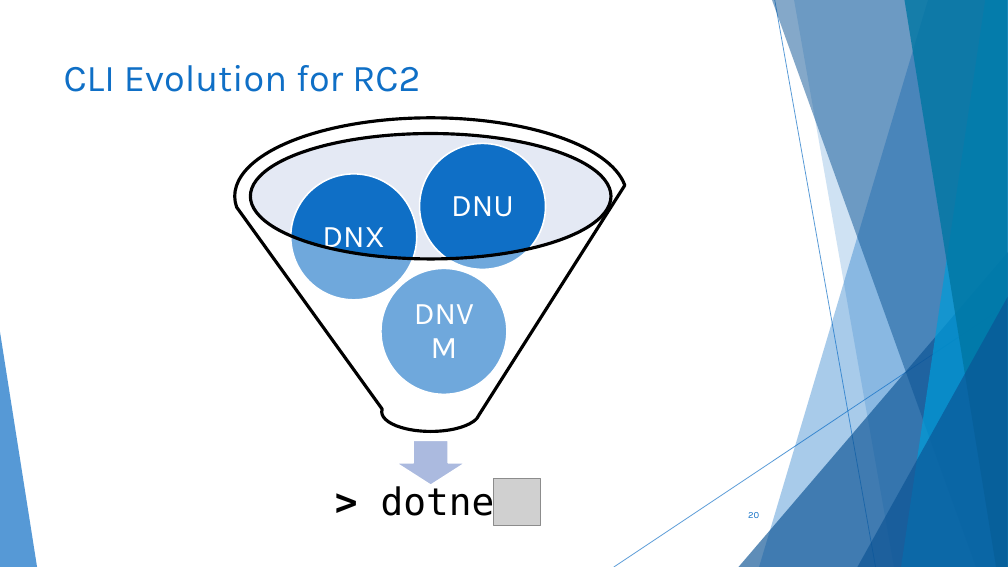
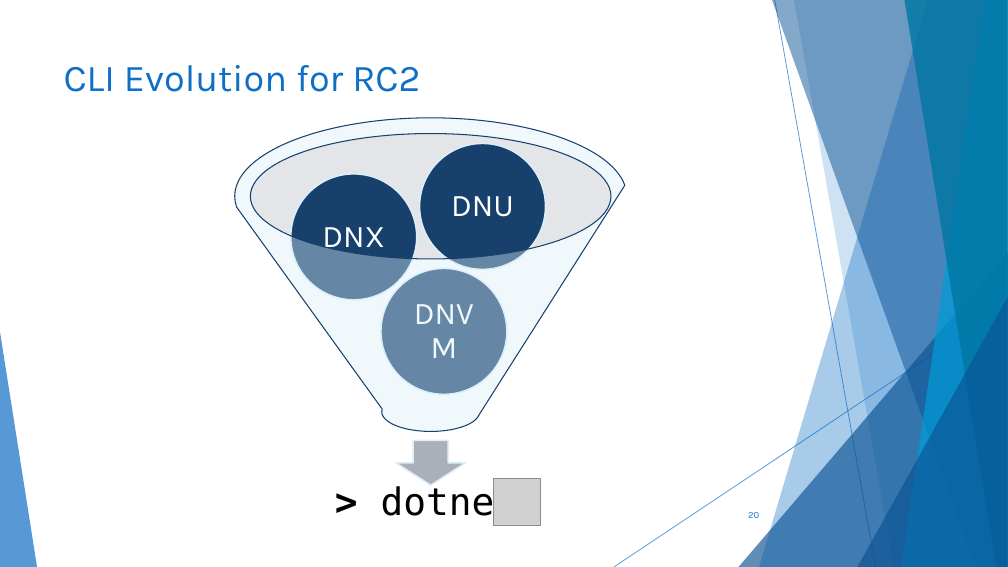
Before and after one commit to scottaddie/slide-decks, a slide deck: slide 20 of Getting Started with ASP.NET Core 1.0 in VS Code - SFLCC.pptx. Drawn at 1008x567 pixels with LibreOffice and Linux fonts; fonts in the diff are those of the drawing; grey boxes stand for pictures. Boxes give left, top, right and bottom in pixels: in the first picture for what was removed or moved away, otherwise in the second. Text is boxed around its words. In the diff, an @@ line names an element or a change of style, - is before the commit and + after.

```diff
--- a/Getting Started with ASP.NET Core 1.0 in VS Code - SFLCC.pptx
+++ b/Getting Started with ASP.NET Core 1.0 in VS Code - SFLCC.pptx
@@ funnel at (235,118,628,432): fill #FFFFFF at 40% opacity to #DBEFF9 at 40% opacity; outline #000000 3 pt to #17406D 1 pt @@
@@ ellipse at (250,133,611,259): fill #BDC8E5 at 40% opacity to #BDC0C8 at 40% opacity @@
@@ fill #0F6FC6 to #17406D; outline #FFFFFF 1.5 pt to #DBEFF9 1.5 pt in 3 elements at (381,268,507,395), (291,174,417,300), (420,144,546,270) @@
@@ down arrow at (395,441,466,485): fill #ABBBDF to #ACB0BA; outline #FFFFFF 1.5 pt to #DBEFF9 1.5 pt @@
```
Also in this commit, not shown: 8 other slides changed.
